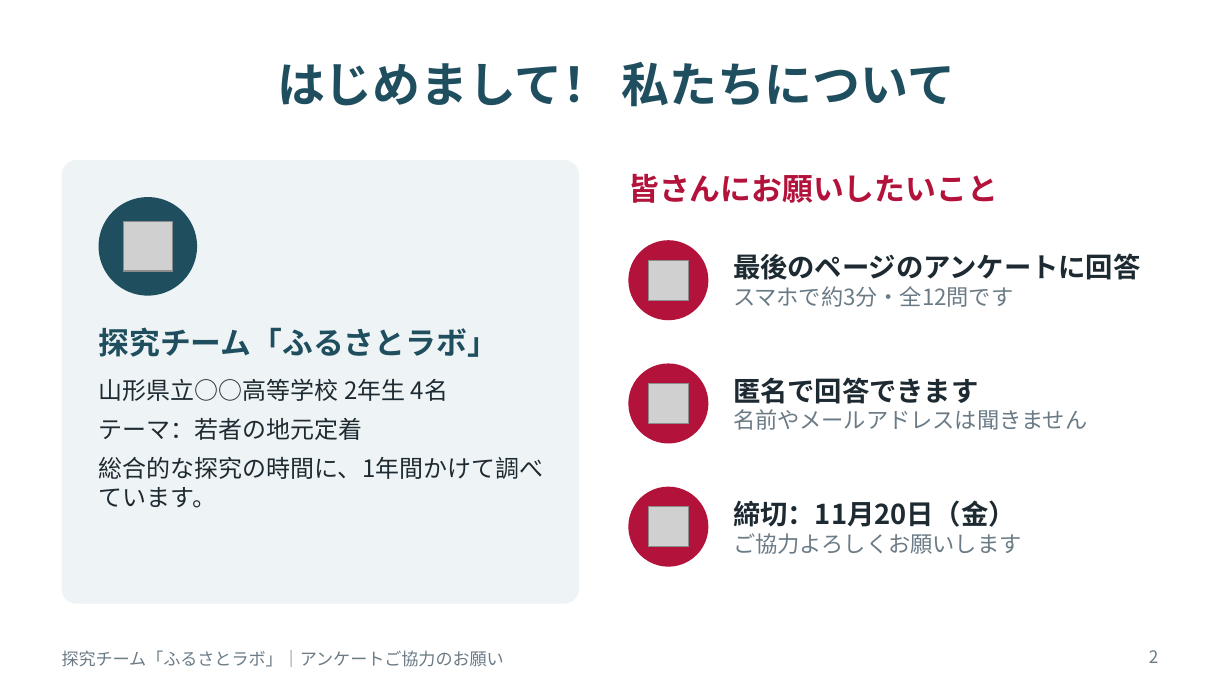
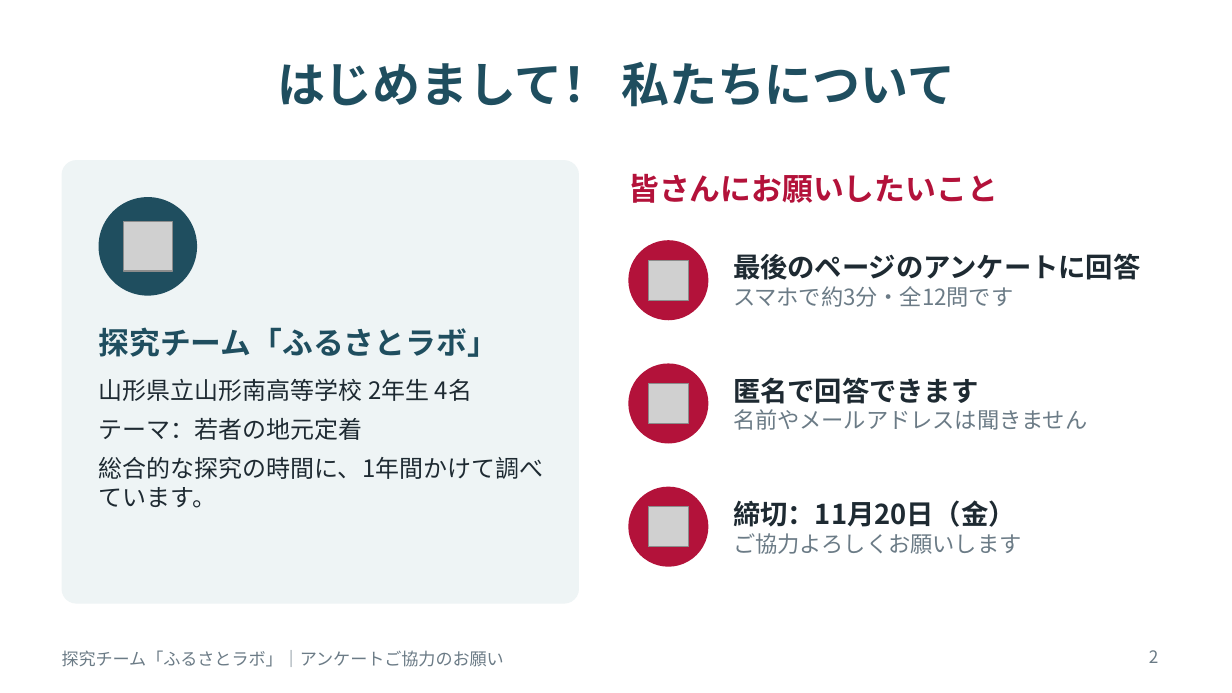
Before and after one commit to daharakazu-glitch/Gemini-Apps, a slide deck: slide 2 of tankyu/探究_アンケート依頼スライド_サンプル.pptx. Drawn at 1232x693 pixels with LibreOffice and Linux fonts; fonts in the diff are those of the drawing; grey boxes stand for pictures. Boxes give left, top, right and bottom in pixels: in the first picture for what was removed or moved away, otherwise in the second. Text is boxed around its words. In the diff, an @@ line names an element or a change of style, - is before the commit and + after.

```diff
--- a/tankyu/探究_アンケート依頼スライド_サンプル.pptx
+++ b/tankyu/探究_アンケート依頼スライド_サンプル.pptx
@@ text at (99,379,472,401): text changed @@
-山形県立○○高等学校 2年生 4名
+山形県立山形南高等学校 2年生 4名
```
Also in this commit, not shown: 2 other slides changed, 1 other file.
